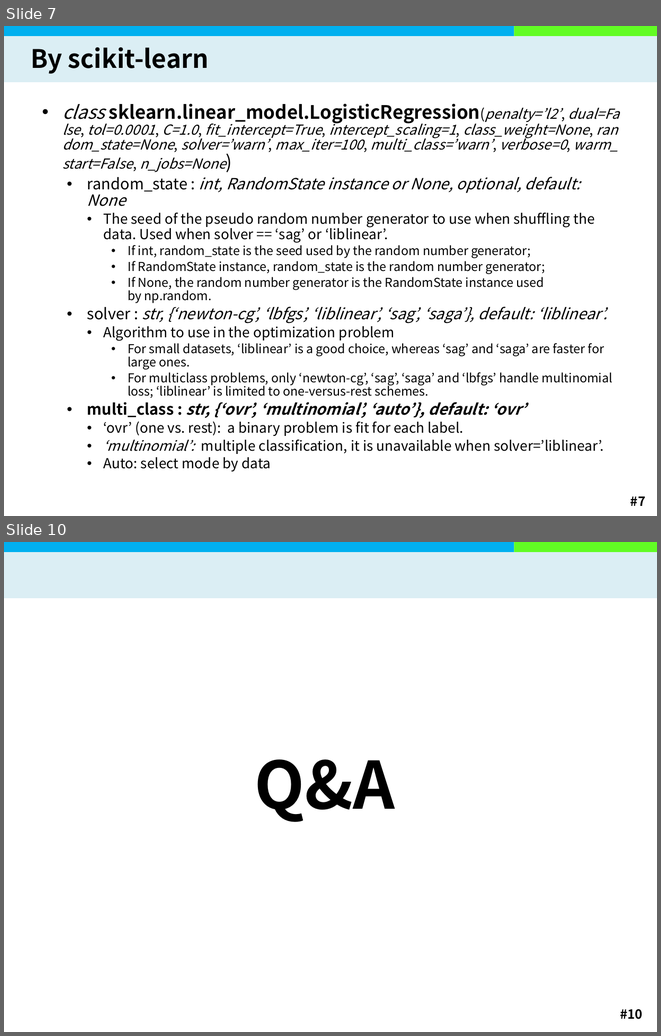
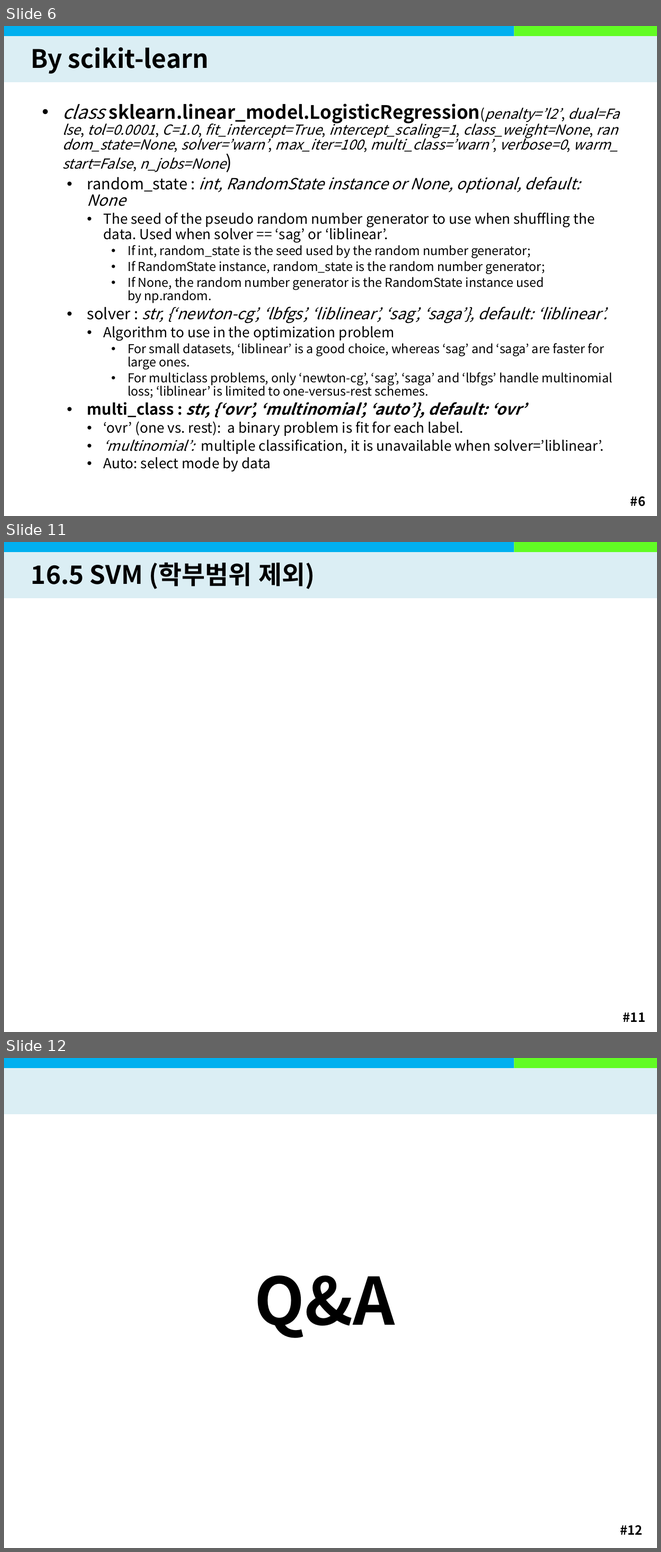
Before and after one commit to kyengee/University, a slide deck: 4-1/빅데이터/16 로지스틱 회귀분석/16 로지스틱 회귀분석.pptx. Shown one above the other, each under a label of ours: slides 7 and 10 before the commit, slides 6, 11 and 12 after it; the slides between them are not shown. The pictures are 661x1036 and 661x1552 pixels, drawn with LibreOffice and Linux fonts; fonts in the diff are those of the drawing; background and template pictures are left out. Boxes give left, top, right and bottom in pixels: in the first picture for what was removed or moved away, otherwise in the second. Text is boxed around its words. In the diff, an @@ line names an element or a change of style, - is before the commit and + after.

```diff
--- a/4-1/빅데이터/16 로지스틱 회귀분석/16 로지스틱 회귀분석.pptx
+++ b/4-1/빅데이터/16 로지스틱 회귀분석/16 로지스틱 회귀분석.pptx
@@ slide 11 added at (x1=4, y1=542, x2=657, y2=1032), background #FFFFFF; not listed: 4 template elements that a slide beside it also shows @@
@@ title added at (x1=31, y1=562, x2=315, y2=589), 28 pt, text #000000, bold @@
+16.5 SVM (학부범위 제외)
@@ what was slide 7 is now slide 6 @@
@@ page number at (x1=630, y1=496, x2=645, y2=506): text changed @@
-#7
+#6
@@ what was slide 10 is now slide 12 @@
@@ page number at (x1=620, y1=1525, x2=642, y2=1534): text changed @@
-#10
+#12
```
Also in this commit, not shown: 1 slide changed, 3 other slides added, 2 slides removed, 4 other files.
